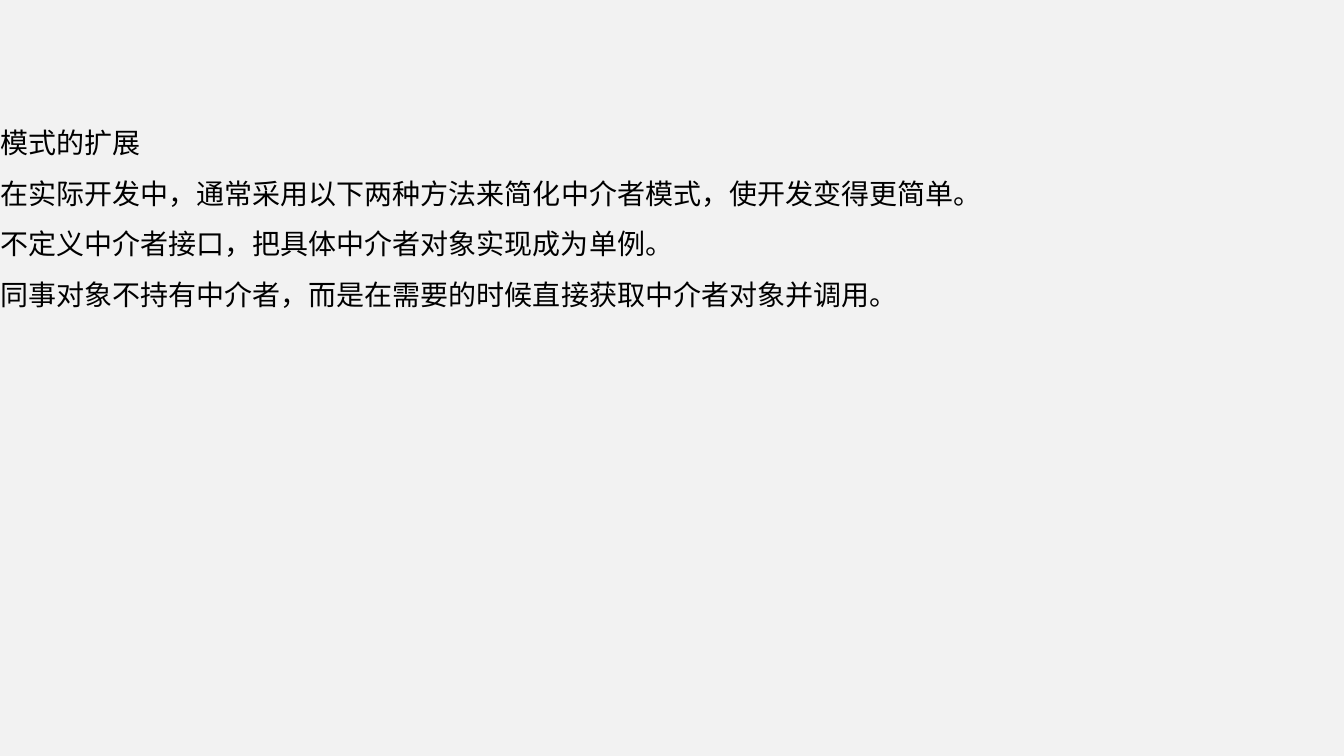
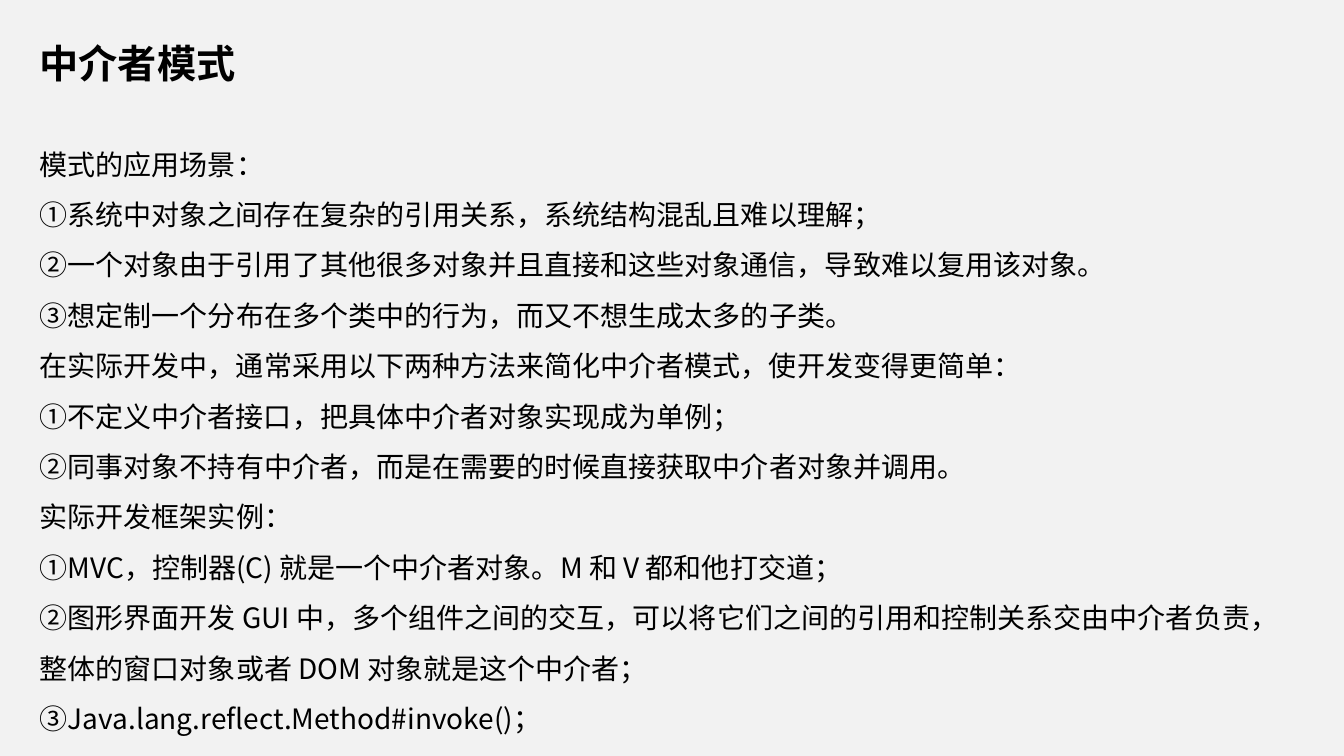
Before and after one commit to yangxueping1993/Java, a slide deck: slide 9 of 中介者模式和解释器模式.ppt (slide 14 before the commit). Drawn at 1344x756 pixels with LibreOffice and Linux fonts; fonts in the diff are those of the drawing. Boxes give left, top, right and bottom in pixels: in the first picture for what was removed or moved away, otherwise in the second. Text is boxed around its words. In the diff, an @@ line names an element or a change of style, - is before the commit and + after.

```diff
--- a/中介者模式和解释器模式.ppt
+++ b/中介者模式和解释器模式.ppt
@@ subtitle at [40, 44, 1278, 736]: text changed @@
-模式的扩展
-在实际开发中，通常采用以下两种方法来简化中介者模式，使开发变得更简单。
-不定义中介者接口，把具体中介者对象实现成为单例。
-同事对象不持有中介者，而是在需要的时候直接获取中介者对象并调用。
+中介者模式
+模式的应用场景：
+①系统中对象之间存在复杂的引用关系，系统结构混乱且难以理解；
+②一个对象由于引用了其他很多对象并且直接和这些对象通信，导致难以复用该对象。
+③想定制一个分布在多个类中的行为，而又不想生成太多的子类。
+在实际开发中，通常采用以下两种方法来简化中介者模式，使开发变得更简单：
+①不定义中介者接口，把具体中介者对象实现成为单例；
+②同事对象不持有中介者，而是在需要的时候直接获取中介者对象并调用。
+实际开发框架实例：
+①MVC，控制器(C) 就是一个中介者对象。M 和 V 都和他打交道；
+②图形界面开发 GUI 中，多个组件之间的交互，可以将它们之间的引用和控制关系交由中介者负责，整体的窗口对象或者 DOM 对象就是这个中介者；
+③Java.lang.reflect.Method#invoke()；
```
Also in this commit, not shown: 8 other slides changed, 11 slides added, 5 slides removed, 6 other files.
